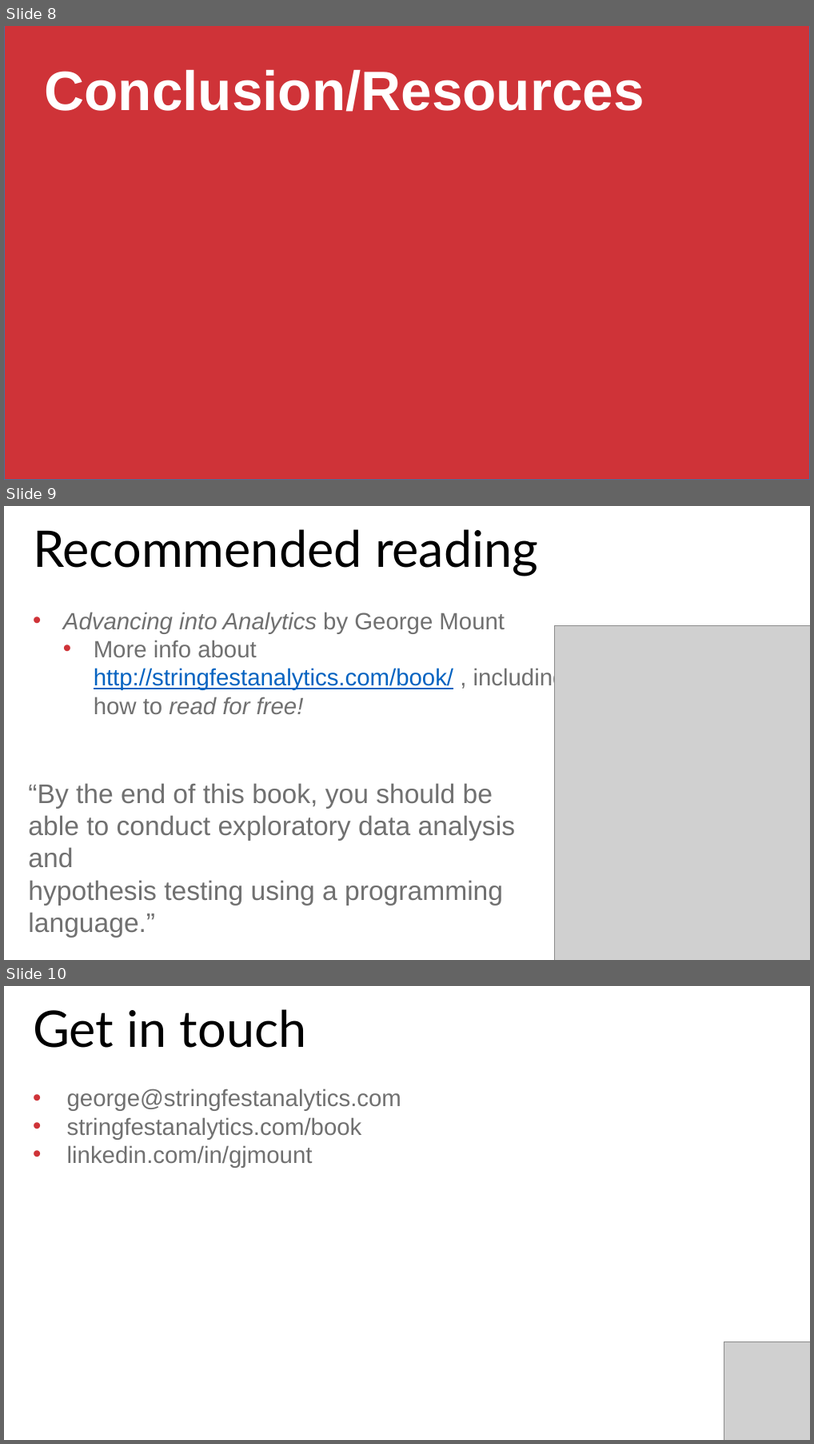
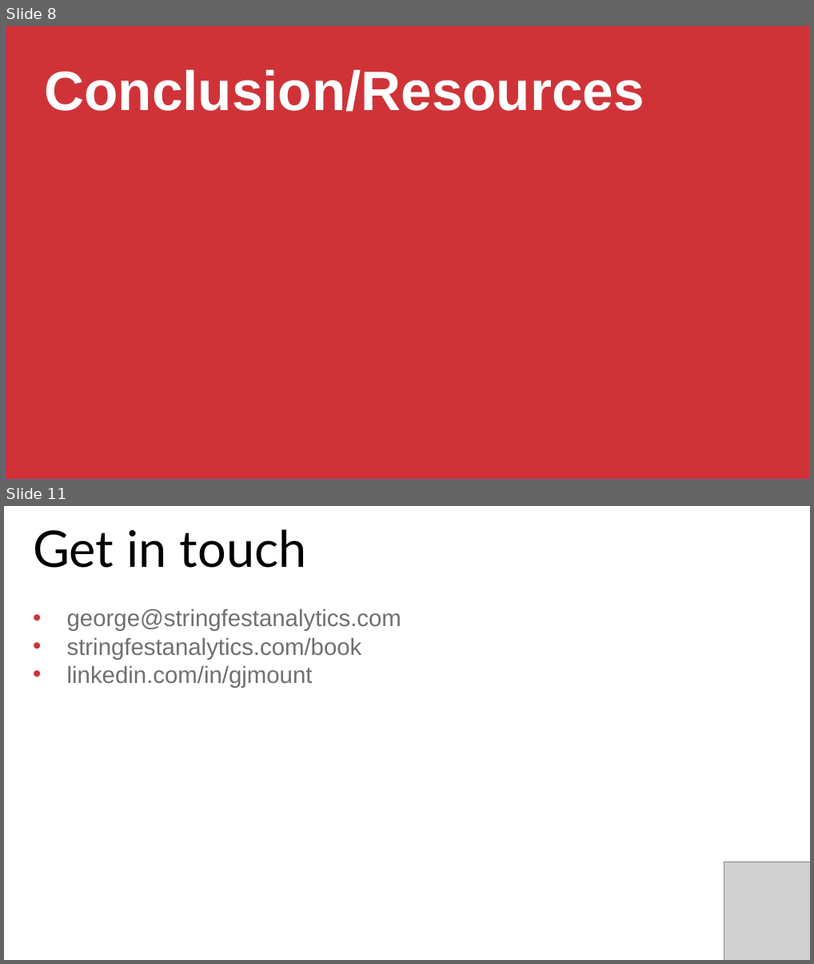
Before and after one commit to izuebenebe/automating-excel-with-python-webinar, a slide deck: automating-excel-with-python.pptx. Shown one above the other, each under a label of ours: slides 8, 9 and 10 before the commit, slides 8 and 11 after it; the slides between them are not shown. The pictures are 814x1444 and 814x964 pixels, drawn with LibreOffice and Linux fonts; fonts in the diff are those of the drawing; grey boxes stand for pictures. Boxes give left, top, right and bottom in pixels: in the first picture for what was removed or moved away, otherwise in the second. Text is boxed around its words. In the diff, an @@ line names an element or a change of style, - is before the commit and + after.

```diff
--- a/automating-excel-with-python.pptx
+++ b/automating-excel-with-python.pptx
@@ slide 9 removed at bbox=[4, 506, 810, 960], background #FFFFFF @@
@@ text removed at bbox=[33, 529, 539, 576] @@
-Recommended reading
@@ text removed at bbox=[63, 612, 566, 714] @@
-• Advancing into Analytics by George Mount
-  • More info about http://stringfestanalytics.com/book/ , including how to read for free!
@@ picture removed at bbox=[554, 625, 810, 960] @@
@@ text removed at bbox=[28, 783, 515, 905] @@
-“By the end of this book, you should be able to conduct exploratory data analysis and
-hypothesis testing using a programming language.”
@@ picture removed at bbox=[725, 861, 810, 960] @@
@@ what was slide 10 is now slide 11 @@
```
Also in this commit, not shown: 1 slide changed, 5 slides added, 1 other slide removed, 2 other files.
